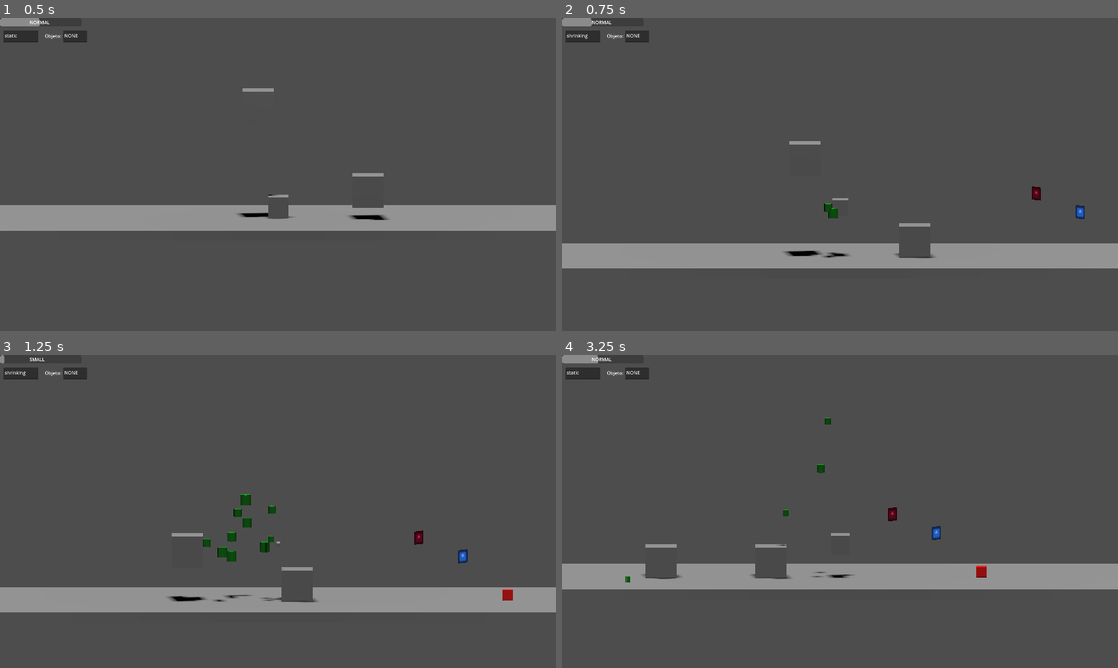
Above: before the commit, frames 1-4 (two rows, left to right).
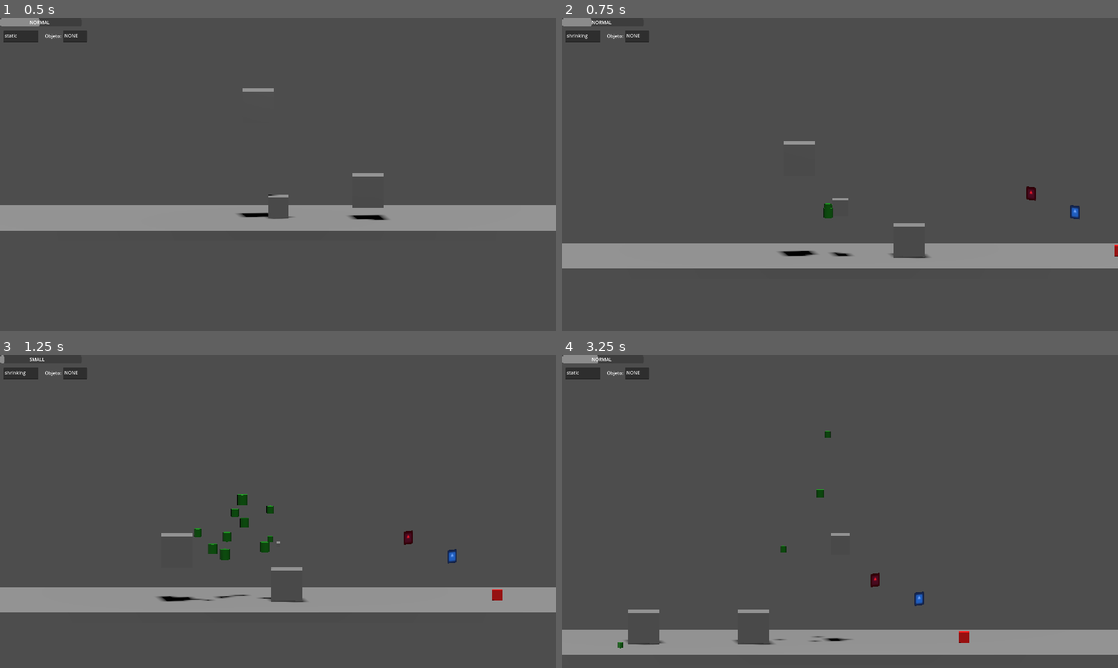
Above: after the commit, the same moments.

Repository: Isaac-Salas/GameOff2023
Game: Godot game, scene res://Levels/LevelTest.tscn
Same seed, same stepped clock (60 frames per second), same inputs: the game is played once before the commit and once after it. The engine's default icon, where the game draws it, is replaced by a stand-in: a white triangle on a blue panel in a dark square.
Inputs:
- Up to frame 1 (0.5 s): no input
- Up to frame 2 (0.75 s): tap Enter (ui_accept) at 0.5 s; hold Right (ui_right) from 0.53 s (still down); hold X from 0.53 s (still down)
- Up to frame 3 (1.25 s): keep holding Right (ui_right); keep holding X; tap Enter (ui_accept) at 0.77 s
- Up to frame 4 (3.25 s): release Right (ui_right) at 1.28 s; release X at 1.28 s; hold Down (ui_down) 1.28-2.03 s; tap Z at 1.35 s; tap Enter (ui_accept) at 1.52, 3.02 s; hold Right (ui_right) 2.03-2.78 s; hold C 2.03-2.78 s; hold Up (ui_up) from 2.78 s (still down); tap X at 2.85 s

Frame 1 is identical in both runs. In frame 2, 0.5% of the frame differs, in the area x 39-100%, y 39-77%; in frame 3, 1.2%; in frame 4, 16%, in the area x 0-100%, y 20-96%.

Commit message:
Updated movement physics, now speed is only changed when small
In conjunction with the state changes, it is now no longer a concern.

Diff:
--- a/Player/PlayerTest.gd
+++ b/Player/PlayerTest.gd
@@ -19,9 +19,9 @@
 	if GlobalVar.sizefactor==1:
 		GlobalVar.CURRENT = "NORMAL"
 
-	if not GlobalVar.state == "static":
-		GlobalVar.SPEED = 10/(0.5+GlobalVar.sizefactor)
-		GlobalVar.JUMP_VELOCITY = 20/(0.5+GlobalVar.sizefactor)
+	if not GlobalVar.state == "static" and GlobalVar.CURRENT == "SMALL":
+		GlobalVar.SPEED = 10 / (0.44 + GlobalVar.sizefactor)
+		GlobalVar.JUMP_VELOCITY = 20 / (0.44 + GlobalVar.sizefactor)
 
 
 	#Peruvian Scaling
